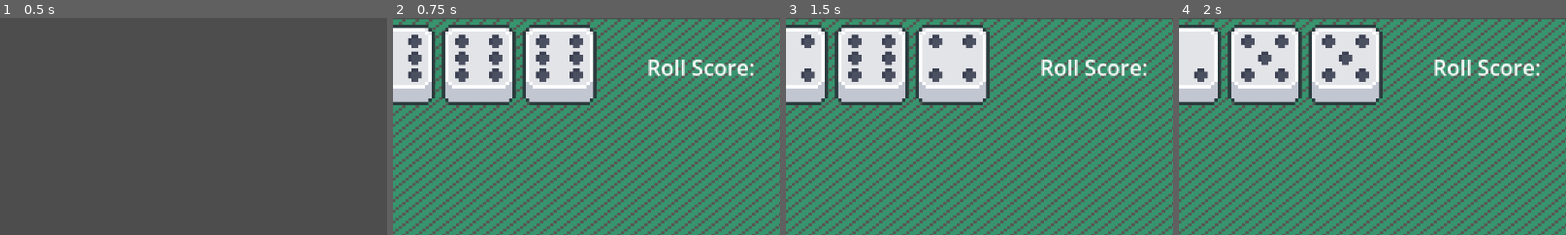
Above: before the commit, frames 1-4 (left to right).
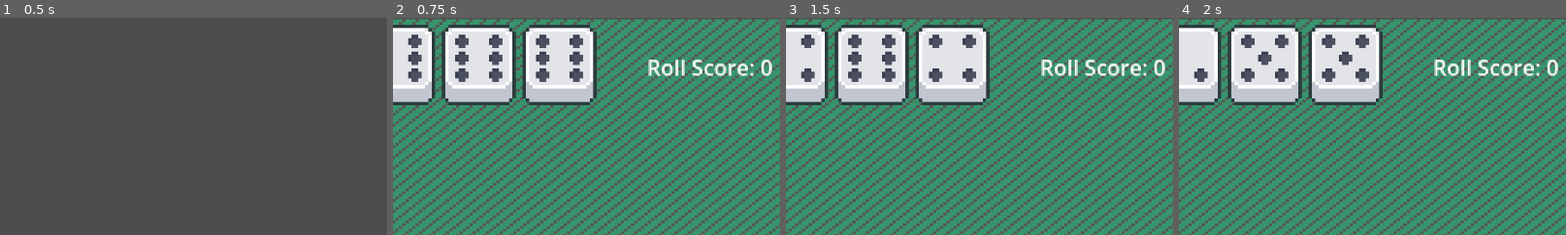
Above: after the commit, the same moments.

Repository: alanmiller41/Chicken-Dice
Game: Godot game, scene res://main_menu.tscn
Same seed, same stepped clock (60 frames per second), same inputs: the game is played once before the commit and once after it.
Inputs:
- Up to frame 1 (0.5 s): no input
- Up to frame 2 (0.75 s): click "Start" at 0.5 s
- Up to frame 3 (1.5 s): click "Roll" at 1.25 s
- Up to frame 4 (2 s): no input
The pictures show only the part of the screen within x 37-87%, y 0-50%; the shares and areas given below are measured in that part.

Frame 1 is identical in both runs. In frame 2, 0.1% of the frame differs, in the area x 94-98%, y 19-27%; in frame 3, 0.1%; in frame 4, 0.1%.

Commit message:
Fixed turn ending automatically on player busting

Diff:
--- a/Player.gd
+++ b/Player.gd
@@ -29,6 +29,7 @@
 
 func start_turn():
 	is_players_turn = true
+	_on_roll_score_changed.emit(0)
 	start_player_turn.emit(player_number)
 
 func end_turn():
@@ -209,7 +210,8 @@
 	if determine_roll_value(dice) == 0:
 		turn_value = 0
 		display_player_message.emit("You Busted All Over!", 2)
-		end_turn()
+		_on_roll_score_changed.emit(0)
+		toggle_roll_button.emit(false)
 
 
 func _on_roll_button_pressed():
